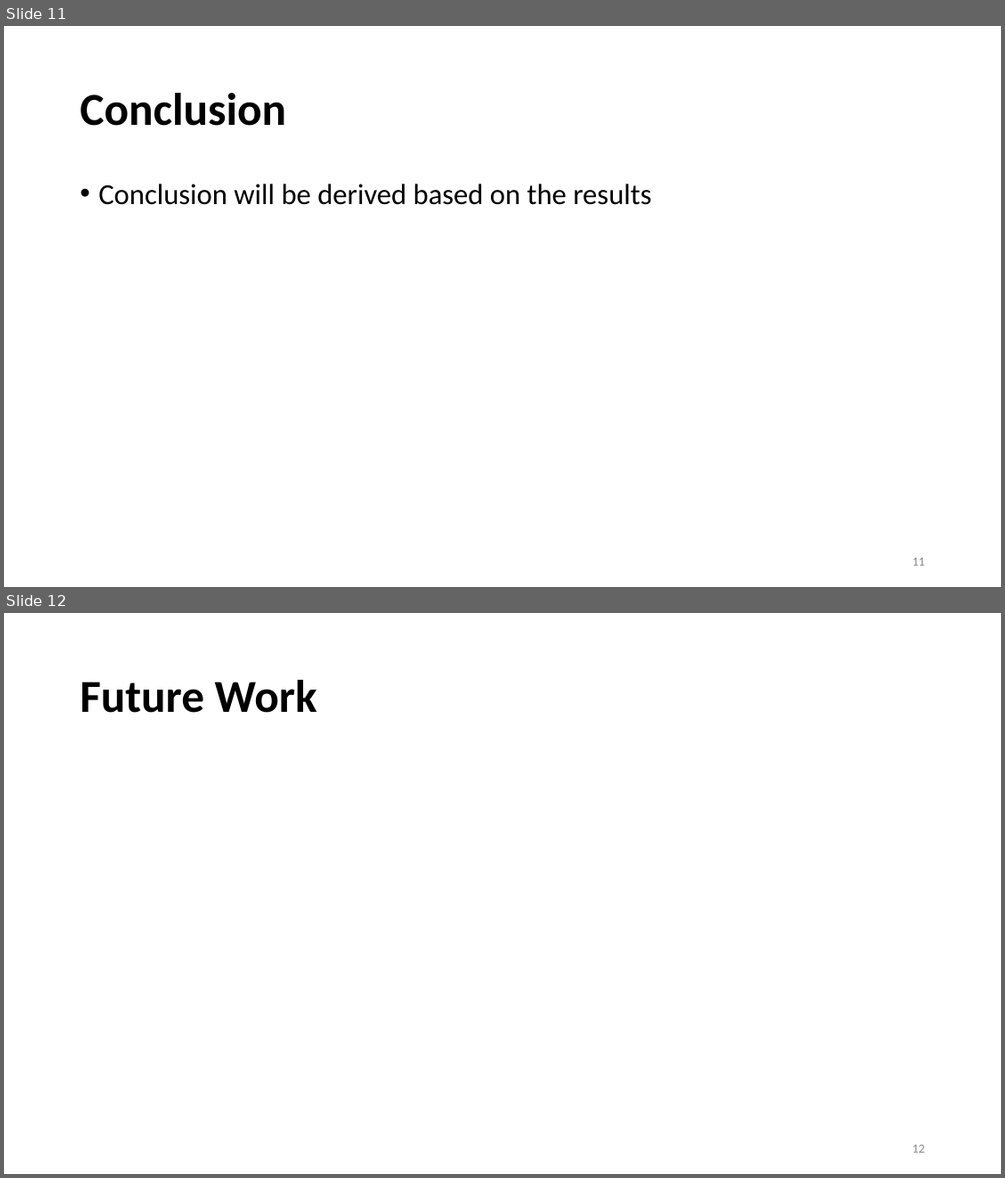
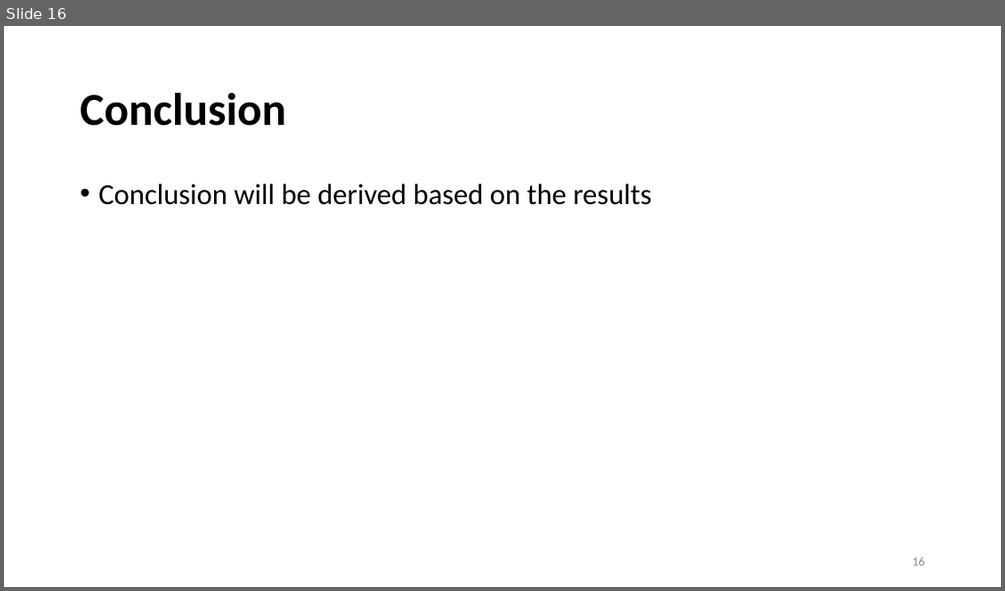
Before and after one commit to ADA-GWU/guidedresearchproject-tmehtiyev2019, a slide deck: presentations/Final Presentation-Tural Mehtiyev.pptx. Shown one above the other, each under a label of ours: slides 11 and 12 before the commit, slide 16 after it. The pictures are 1005x1178 and 1005x591 pixels, drawn with LibreOffice and Linux fonts; fonts in the diff are those of the drawing. Boxes give left, top, right and bottom in pixels: in the first picture for what was removed or moved away, otherwise in the second. Text is boxed around its words. In the diff, an @@ line names an element or a change of style, - is before the commit and + after.

```diff
--- a/presentations/Final Presentation-Tural Mehtiyev.pptx
+++ b/presentations/Final Presentation-Tural Mehtiyev.pptx
@@ slide 12 removed at (x1=4, y1=613, x2=1001, y2=1174), background #FFFFFF @@
@@ title removed at (x1=80, y1=680, x2=317, y2=713) @@
-Future Work
@@ page number removed at (x1=912, y1=1144, x2=924, y2=1152) @@
-12
@@ what was slide 11 is now slide 16 @@
@@ page number at (x1=912, y1=557, x2=924, y2=565): text changed @@
-11
+16
```
Also in this commit, not shown: 2 slides changed, 9 slides added, 3 other slides removed, 20 other files.
